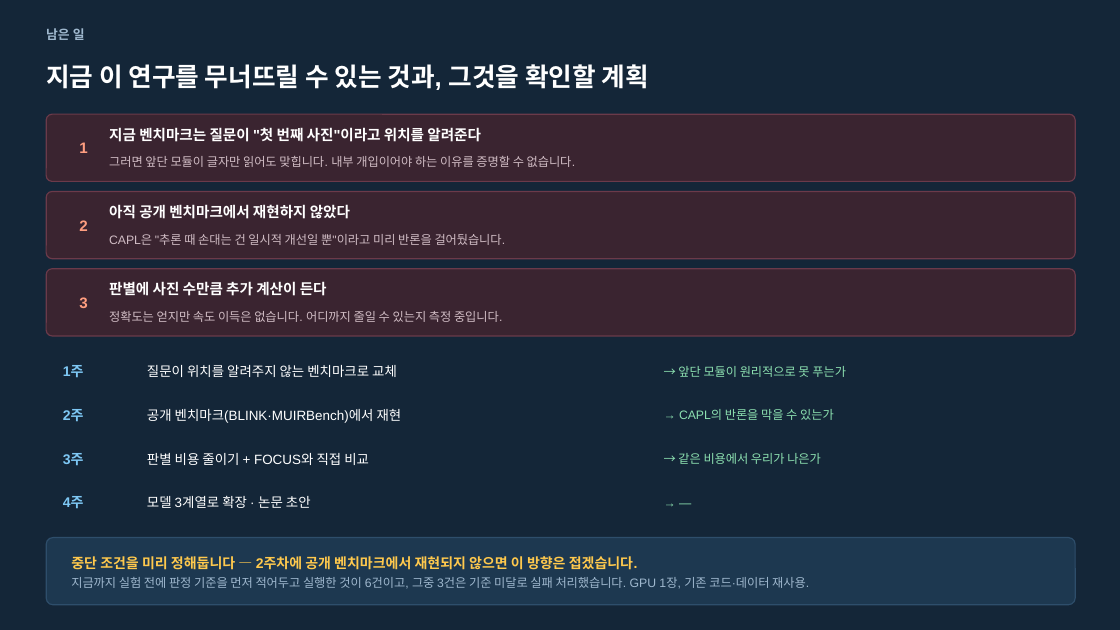
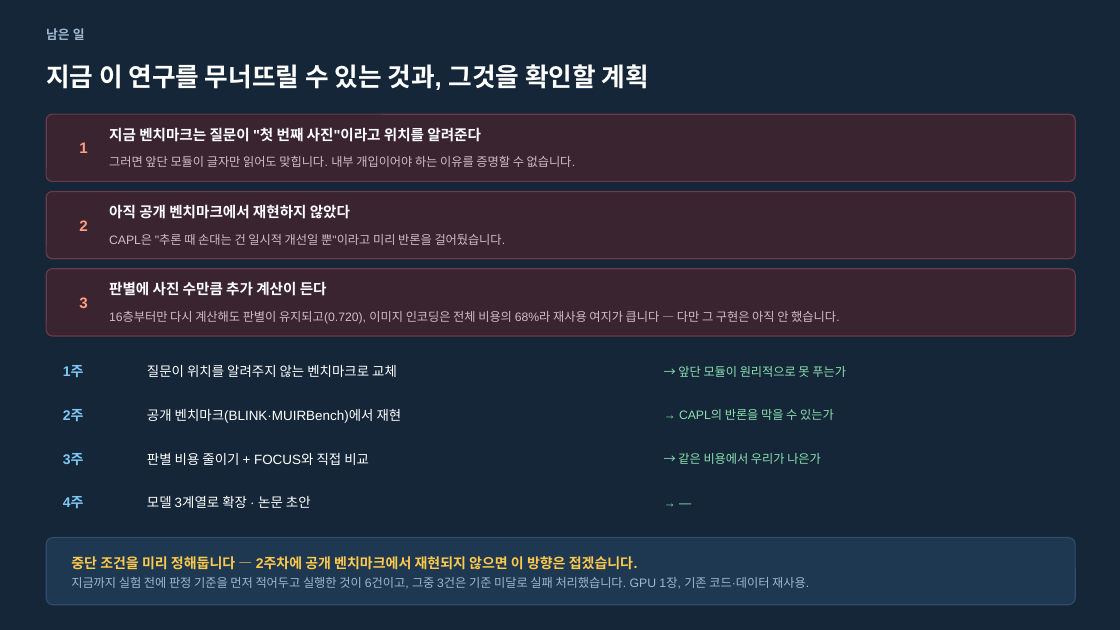
Before and after one commit to hsmai/Source-Depth, a slide deck: slide 12 of meeting/_generated/deck_v6.pptx (slide 11 before the commit). Drawn at 1120x630 pixels with LibreOffice and Linux fonts; fonts in the diff are those of the drawing. Boxes give left, top, right and bottom in pixels: in the first picture for what was removed or moved away, otherwise in the second. Text is boxed around its words. In the diff, an @@ line names an element or a change of style, - is before the commit and + after.

```diff
--- a/meeting/_generated/deck_v6.pptx
+++ b/meeting/_generated/deck_v6.pptx
@@ text at box(109, 311, 840, 324): text changed @@
-정확도는 얻지만 속도 이득은 없습니다. 어디까지 줄일 수 있는지 측정 중입니다.
+16층부터만 다시 계산해도 판별이 유지되고(0.720), 이미지 인코딩은 전체 비용의 68%라 재사용 여지가 큽니다 — 다만 그 구현은 아직 안 했습니다.
```
Also in this commit, not shown: 1 other slide changed, 3 slides added, 6 other files.
